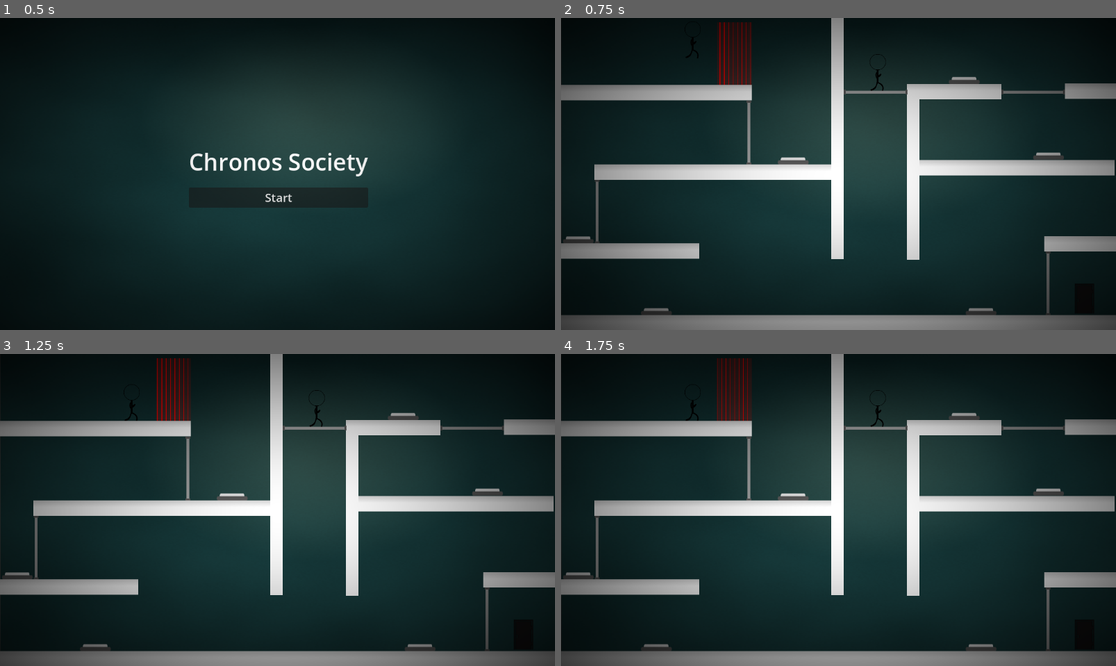
Above: before the commit, frames 1-4 (two rows, left to right).
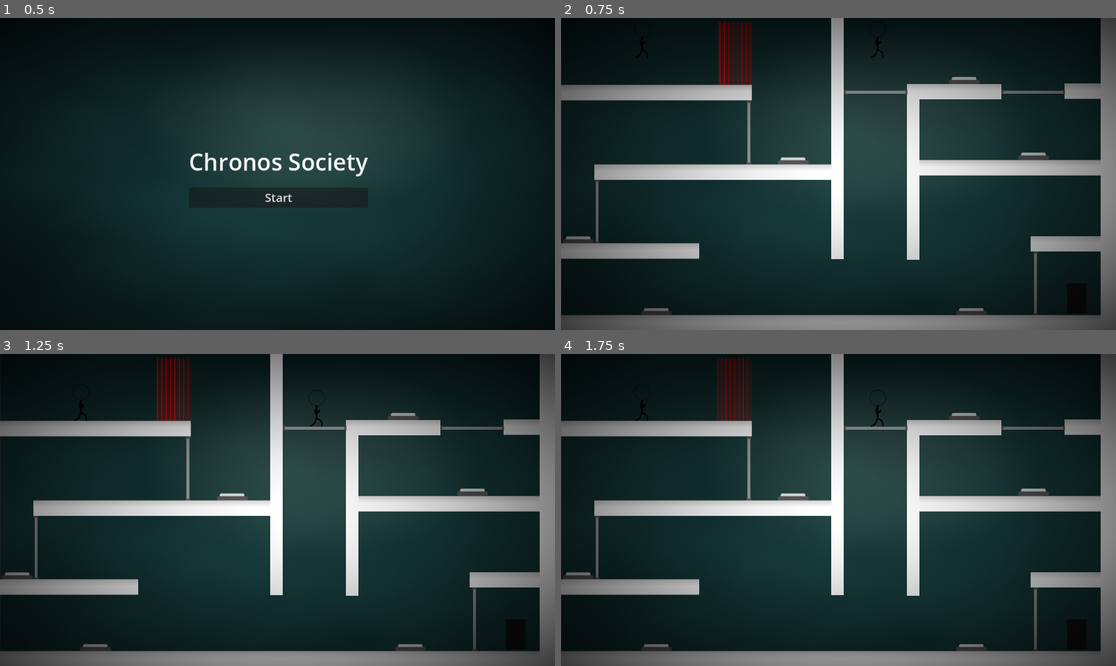
Above: after the commit, the same moments.

Repository: NahuelArrieta/ChronosSociety
Game: Godot game, scene res://ui/main_menu.tscn
Same seed, same stepped clock (60 frames per second), same inputs: the game is played once before the commit and once after it.
Inputs:
- Up to frame 1 (0.5 s): no input
- Up to frame 2 (0.75 s): click "Start" at 0.5 s
- Up to frame 3 (1.25 s): no input
- Up to frame 4 (1.75 s): tap Space (REVERT_P1) at 1.35 s

Frame 1 is identical in both runs. In frame 2, 2.9% of the frame differs, in the area x 22-100%, y 0-96%; in frame 3, 2.8%; in frame 4, 2.8%.

Commit message:
mino fixes

Diff:
--- a/levels/level.tscn
+++ b/levels/level.tscn
@@ -21,10 +21,10 @@
 scale = Vector2(1.01048, 1.04758)
 
 [node name="Player1" parent="." instance=ExtResource("1_80vhd")]
-position = Vector2(274, 41)
+position = Vector2(169, 41)
 
 [node name="Player2" parent="." instance=ExtResource("1_80vhd")]
-position = Vector2(658, 109)
+position = Vector2(658, 41)
 player_number = 2
 
 [node name="Platforms" type="Node" parent="."]
@@ -34,8 +34,8 @@
 scale = Vector2(13.3622, 1)
 
 [node name="Platform9" parent="Platforms" instance=ExtResource("2_hjsbj")]
-position = Vector2(1144, 152)
-scale = Vector2(6.1016, 1)
+position = Vector2(1088, 152)
+scale = Vector2(2.7016, 1)
 
 [node name="Platform3" parent="Platforms" instance=ExtResource("2_hjsbj")]
 position = Vector2(318, 320)
@@ -50,11 +50,11 @@
 scale = Vector2(12.6822, 1)
 
 [node name="Platform10" parent="Platforms" instance=ExtResource("2_hjsbj")]
-position = Vector2(1121, 469)
-scale = Vector2(7.40223, 1)
+position = Vector2(1063, 469)
+scale = Vector2(5.48223, 1)
 
 [node name="Platform7" parent="Platforms" instance=ExtResource("2_hjsbj")]
-position = Vector2(586, 633)
+position = Vector2(553, 633)
 scale = Vector2(37.5222, 1)
 
 [node name="Platform8" parent="Platforms" instance=ExtResource("2_hjsbj")]
@@ -66,7 +66,7 @@
 scale = Vector2(1, 20.6)
 
 [node name="Wall2" parent="Platforms" instance=ExtResource("4_mxp4k")]
-position = Vector2(1169, 301)
+position = Vector2(1136, 301)
 scale = Vector2(1, 20.6)
 
 [node name="Wall3" parent="Platforms" instance=ExtResource("4_mxp4k")]
@@ -95,7 +95,7 @@
 [node name="Door 1" type="Node" parent="Enviroment"]
 
 [node name="Button" parent="Enviroment/Door 1" instance=ExtResource("4_5mrsh")]
-position = Vector2(1012, 285)
+position = Vector2(981, 285)
 groupId = 1
 
 [node name="Door2" parent="Enviroment/Door 1" instance=ExtResource("5_safpt")]
@@ -143,11 +143,11 @@
 [node name="Door 5" type="Node" parent="Enviroment"]
 
 [node name="Button3" parent="Enviroment/Door 5" instance=ExtResource("4_5mrsh")]
-position = Vector2(872, 608)
+position = Vector2(852, 608)
 groupId = 5
 
 [node name="Door3" parent="Enviroment/Door 5" instance=ExtResource("5_safpt")]
-position = Vector2(1011, 551)
+position = Vector2(985, 551)
 groupId = 5
 
 [node name="AudioStreamPlayer2D" type="AudioStreamPlayer2D" parent="."]
@@ -163,7 +163,7 @@
 [node name="TimeTravelController" parent="." instance=ExtResource("9_ukwr8")]
 
 [node name="WinningDoor" parent="." instance=ExtResource("10_ukwr8")]
-position = Vector2(1085, 583)
+position = Vector2(1069, 583)
 scale = Vector2(0.5, 0.5)
 
 [node name="SceneContoller" type="Node" parent="."]
Not shown, changed: export/index.apple-touch-icon.png.import
Not shown, changed: export/index.icon.png.import
Not shown, changed: export/index.png.import
Not shown, changed: export/ChronosSociety_1.0.2.zip
Not shown, changed: export/index.html
Not shown, changed: export/index.pck
